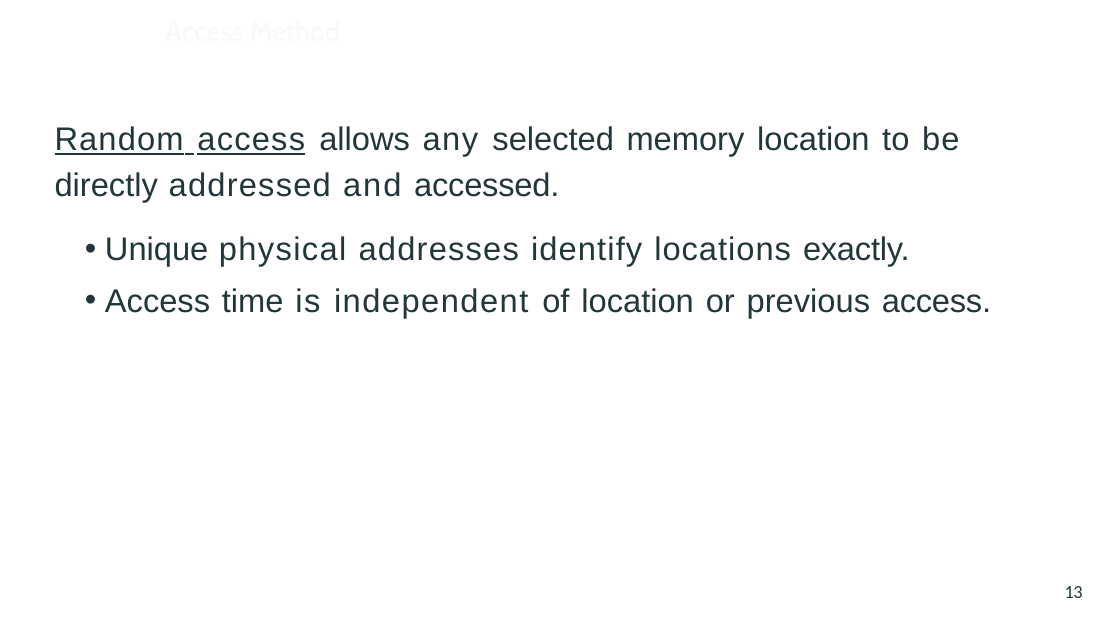
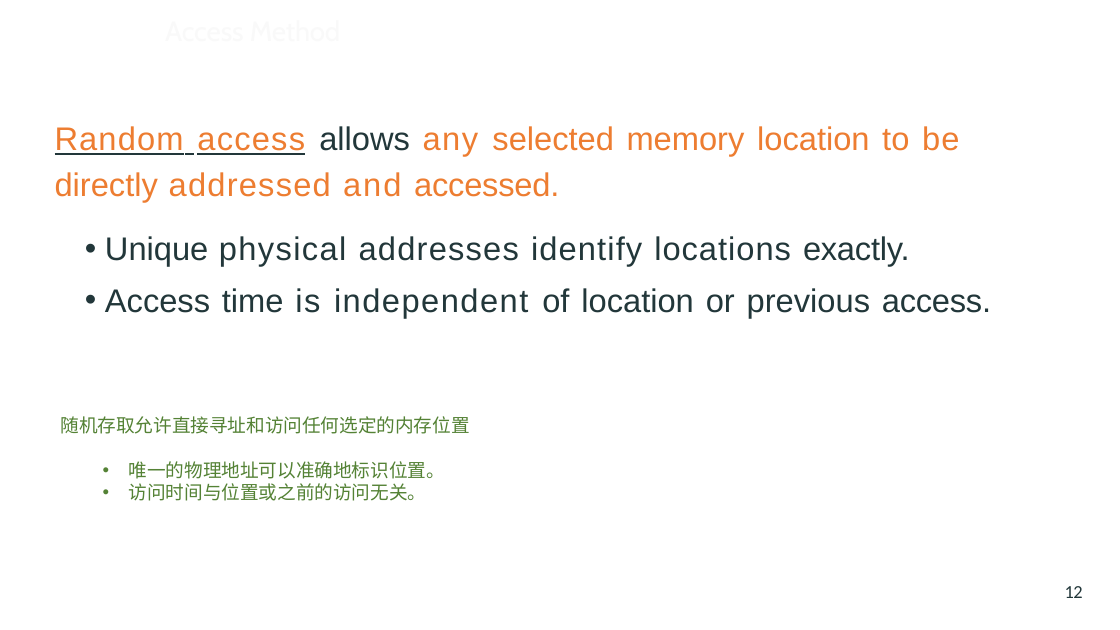
Before and after one commit to vcboy1/Leeds, a slide deck: slide 12 of 26fall/1860/Lecture/Week1.8/Lec 1.8.2 Memory.pptx (slide 13 before the commit). Drawn at 1120x630 pixels with LibreOffice and Linux fonts; fonts in the diff are those of the drawing. Boxes give left, top, right and bottom in pixels: in the first picture for what was removed or moved away, otherwise in the second. Text is boxed around its words. In the diff, an @@ line names an element or a change of style, - is before the commit and + after.

```diff
--- a/26fall/1860/Lecture/Week1.8/Lec 1.8.2 Memory.pptx
+++ b/26fall/1860/Lecture/Week1.8/Lec 1.8.2 Memory.pptx
@@ text at [55, 126, 959, 202]: text colour #22373A to #ED7D31 in "Random access any selected memory location to ..." @@
@@ text added at [61, 416, 470, 501], 16 pt, text #548235 @@
+随机存取允许直接寻址和访问任何选定的内存位置
+  • 唯一的物理地址可以准确地标识位置。
+  • 访问时间与位置或之前的访问无关。
@@ page number at [1065, 586, 1083, 598]: text changed @@
-13
+12
```
Also in this commit, not shown: 18 other slides changed, 3 slides removed, 16 other files.
